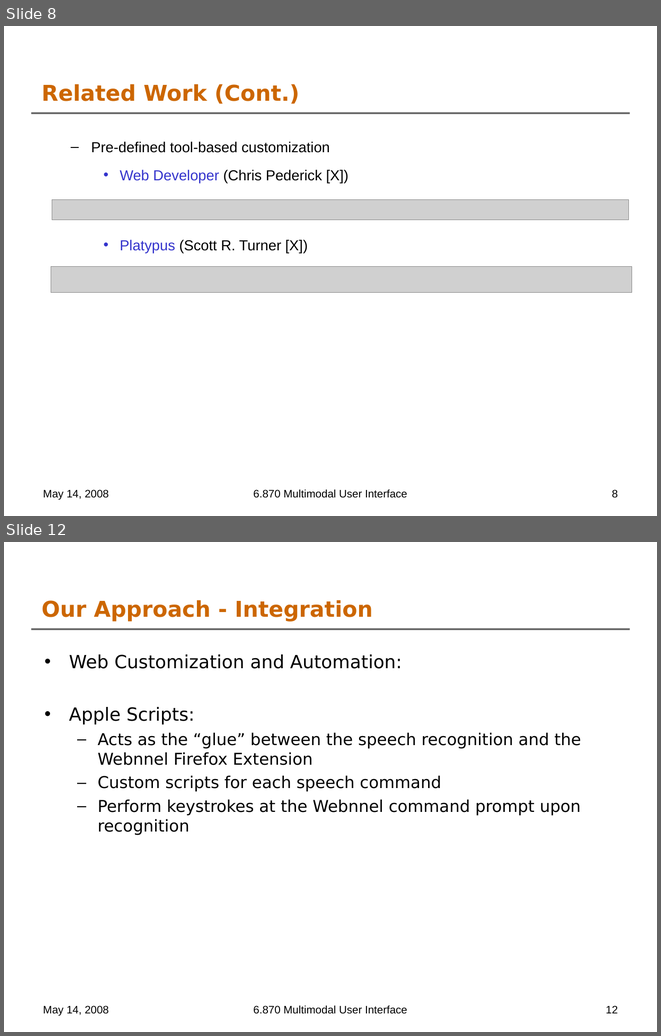
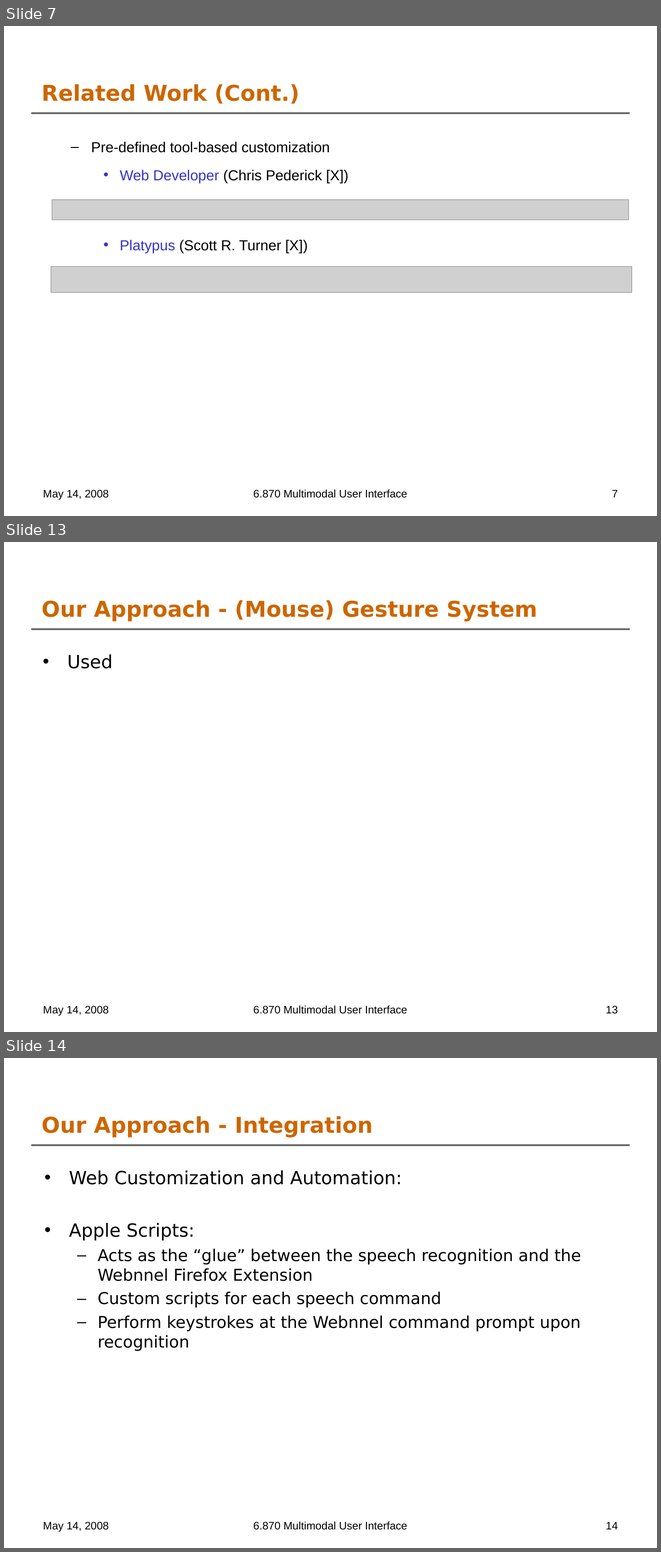
Before and after one commit to oshanis/webnnel, a slide deck: docs/6.870 Final Project Presentation.ppt. Shown one above the other, each under a label of ours: slides 8 and 12 before the commit, slides 7, 13 and 14 after it; the slides between them are not shown. The pictures are 661x1036 and 661x1552 pixels, drawn with LibreOffice and Linux fonts; fonts in the diff are those of the drawing; grey boxes stand for pictures; background and template pictures are left out. Boxes give left, top, right and bottom in pixels: in the first picture for what was removed or moved away, otherwise in the second. Text is boxed around its words. In the diff, an @@ line names an element or a change of style, - is before the commit and + after.

```diff
--- a/docs/6.870 Final Project Presentation.ppt
+++ b/docs/6.870 Final Project Presentation.ppt
@@ slide 13 added at (4, 542, 657, 1032), background #FFFFFF; not listed: 1 template element that a slide beside it also shows @@
@@ title added at (42, 600, 537, 622), 24 pt, text #CC6600, bold @@
+Our Approach - (Mouse) Gesture System
@@ text added at (67, 654, 113, 669), 20 pt, text #000000 @@
+• Used
@@ text added at (43, 1005, 109, 1016), 12 pt, text #000000 @@
+May 14, 2008
@@ text added at (253, 1005, 407, 1014), 12 pt, text #000000 @@
+6.870 Multimodal User Interface
@@ page number added at (606, 1005, 618, 1014), 12 pt, text #000000 @@
+13
@@ what was slide 8 is now slide 7 @@
@@ page number at (612, 490, 618, 497): text changed @@
-8
+7
@@ what was slide 12 is now slide 14 @@
@@ page number at (606, 1522, 618, 1529): text changed @@
-12
+14
```
Also in this commit, not shown: 10 slides changed, 2 other slides added.
